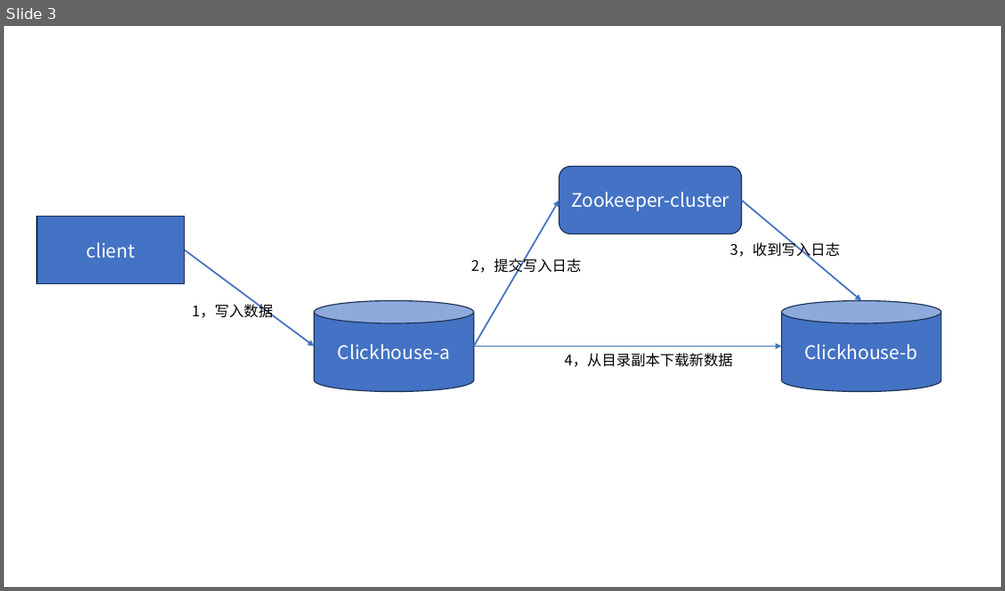
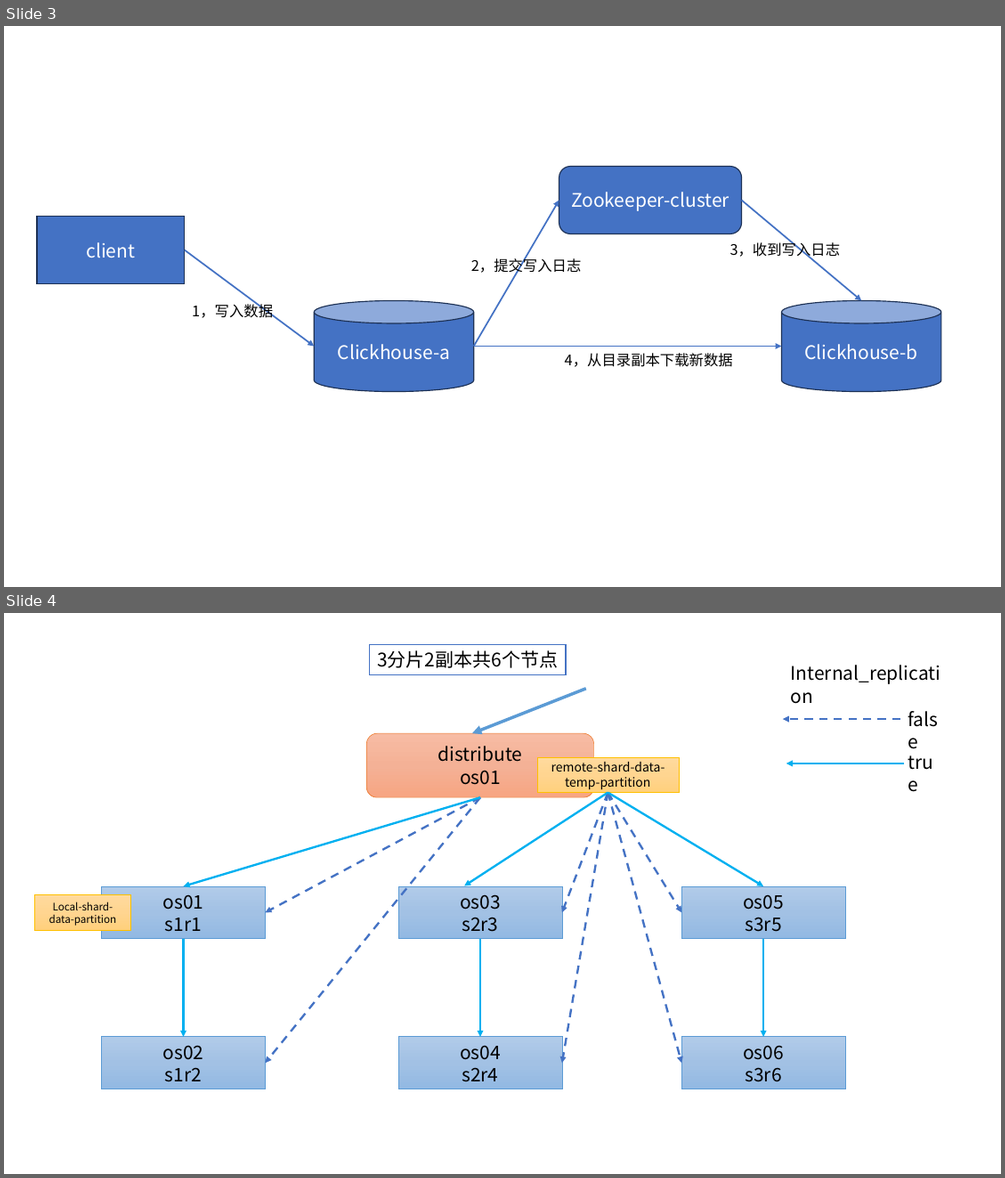
Before and after one commit to kkzfl22/learn-md, a slide deck: clickhouse/Clickhouse.pptx. Shown one above the other, each under a label of ours: slide 3 before the commit, slides 3 and 4 after it. The pictures are 1005x591 and 1005x1178 pixels, drawn with LibreOffice and Linux fonts; fonts in the diff are those of the drawing. Boxes give left, top, right and bottom in pixels: in the first picture for what was removed or moved away, otherwise in the second. Text is boxed around its words. In the diff, an @@ line names an element or a change of style, - is before the commit and + after.

Commit message:
CK集群三个节点，验证三个分片，2副本的操作。

```diff
--- a/clickhouse/Clickhouse.pptx
+++ b/clickhouse/Clickhouse.pptx
@@ slide 4 added at (4,613,1001,1174), background #FFFFFF @@
@@ rectangle added at (370,644,566,674), fill #FFFFFF, outline #4472C4 1 pt, 18 pt, text #000000 @@
+3分片2副本共6个节点
@@ text added at (791,665,941,684), 18 pt, text #000000 @@
+Internal_replication
@@ arrow added from (586, 689) to (472, 733), #5B9BD5 3 pt @@
@@ arrow added from (900, 719) to (783, 719), #4472C4 2 pt dashed @@
@@ text added at (900,705,952,734), 18 pt, text #000000 @@
+false
@@ rounded rectangle added at (367,733,594,798), fill gradient #F7BDA5 to #F5B196 to #F8A582, outline #ED7D31 0.5 pt, 18 pt, text #000000 @@
+distribute
+os01
@@ rectangle added at (537,757,679,793), fill gradient #FFDB9E to #FFD590 to #FFD07C, outline #FFC000 0.5 pt, 12 pt, text #000000 @@
+remote-shard-data-temp-partition
@@ arrow added from (905, 763) to (786, 763), #00B0F0 2 pt @@
@@ text added at (900,747,948,777), 18 pt, text #000000 @@
+true
@@ arrow added from (480, 798) to (184, 886), #00B0F0 2 pt @@
@@ arrow added from (480, 798) to (265, 912), #4472C4 2 pt dashed @@
@@ arrow added from (480, 798) to (265, 1063), #4472C4 2 pt dashed @@
@@ arrow added from (608, 793) to (465, 886), #00B0F0 2 pt @@
@@ arrow added from (608, 793) to (562, 912), #4472C4 2 pt dashed @@
@@ arrow added from (608, 793) to (562, 1063), #4472C4 2 pt dashed @@
@@ arrow added from (608, 793) to (681, 912), #4472C4 2 pt dashed @@
@@ arrow added from (608, 793) to (681, 1063), #4472C4 2 pt dashed @@
@@ arrow added from (608, 793) to (764, 886), #00B0F0 2 pt @@
@@ rectangle added at (34,895,130,930), fill gradient #FFDB9E to #FFD590 to #FFD07C, outline #FFC000 0.5 pt, 10 pt, text #000000 @@
+Local-shard-data-partition
@@ rectangle added at (102,886,266,938), fill gradient #B1CBE9 to #A3C1E5 to #93B9E4, outline #5B9BD5 0.5 pt, 18 pt, text #000000 @@
+os01
+s1r1
@@ rectangle added at (399,886,563,938), fill gradient #B1CBE9 to #A3C1E5 to #93B9E4, outline #5B9BD5 0.5 pt, 18 pt, text #000000 @@
+os03
+s2r3
@@ rectangle added at (681,886,845,938), fill gradient #B1CBE9 to #A3C1E5 to #93B9E4, outline #5B9BD5 0.5 pt, 18 pt, text #000000 @@
+os05
+s3r5
@@ arrow added from (184, 939) to (184, 1037), #00B0F0 2 pt @@
@@ arrow added from (480, 939) to (480, 1037), #00B0F0 2 pt @@
@@ arrow added from (764, 939) to (764, 1037), #00B0F0 2 pt @@
@@ rectangle added at (102,1037,266,1088), fill gradient #B1CBE9 to #A3C1E5 to #93B9E4, outline #5B9BD5 0.5 pt, 18 pt, text #000000 @@
+os02
+s1r2
@@ rectangle added at (399,1037,563,1088), fill gradient #B1CBE9 to #A3C1E5 to #93B9E4, outline #5B9BD5 0.5 pt, 18 pt, text #000000 @@
+os04
+s2r4
@@ rectangle added at (681,1037,845,1088), fill gradient #B1CBE9 to #A3C1E5 to #93B9E4, outline #5B9BD5 0.5 pt, 18 pt, text #000000 @@
+os06
+s3r6
```
Also in this commit, not shown: 2 other slides added, 4 other files.
